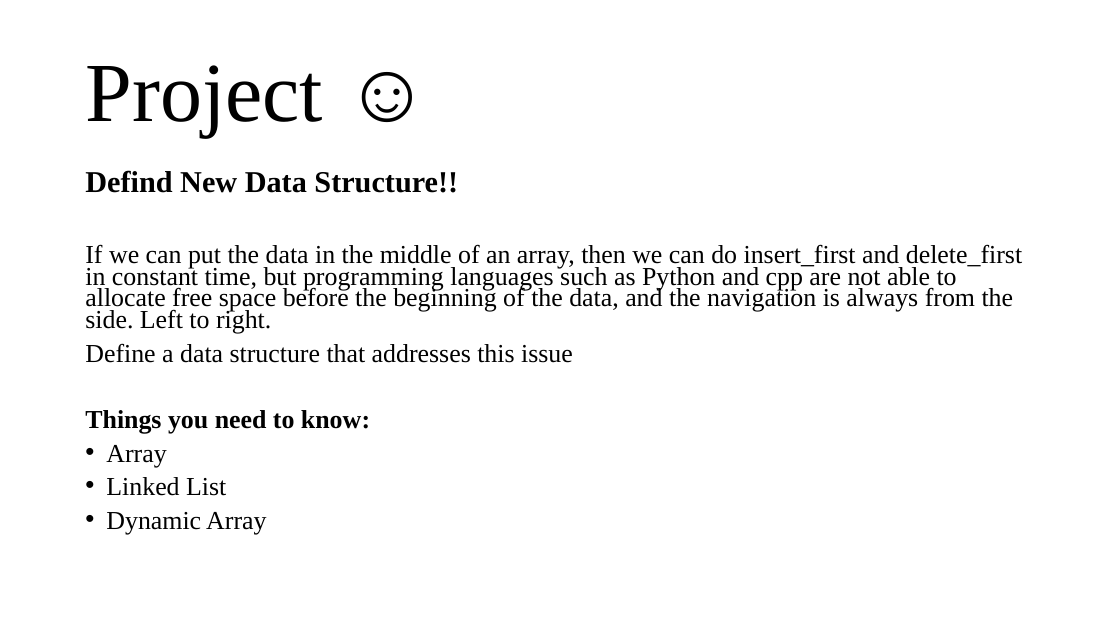
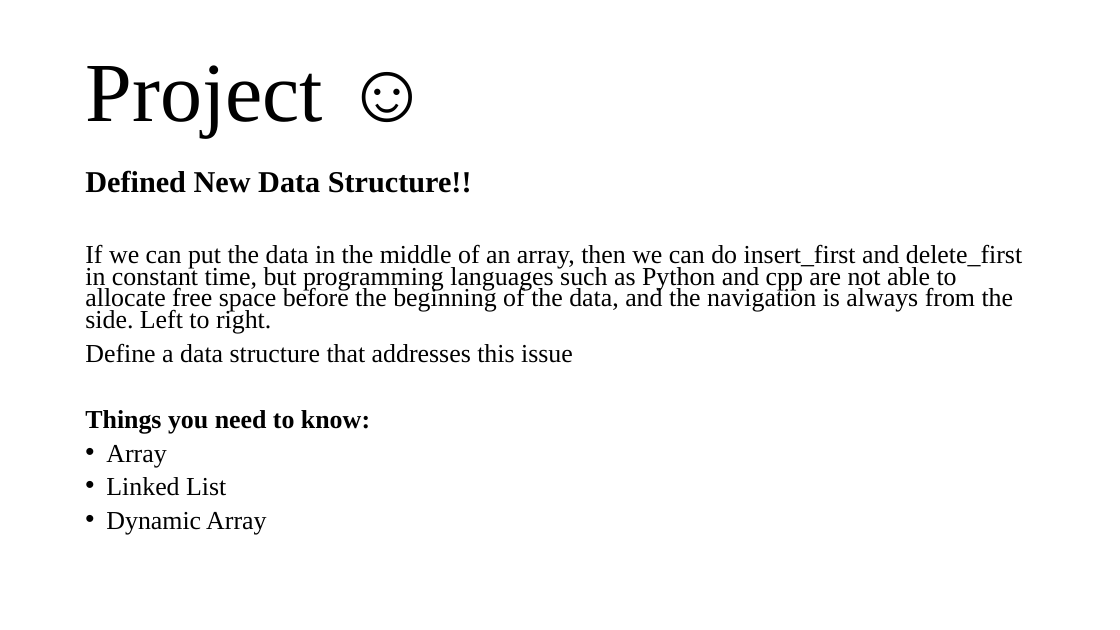
Before and after one commit to MR-ARMA/CS-Learning-Journey, a slide deck: slide 2 of Data-Structure/Handon/04-tree-part-1/00_Lecture_04.pptx. Drawn at 1120x630 pixels with LibreOffice and Linux fonts; fonts in the diff are those of the drawing. Boxes give left, top, right and bottom in pixels: in the first picture for what was removed or moved away, otherwise in the second. Text is boxed around its words. In the diff, an @@ line names an element or a change of style, - is before the commit and + after.

```diff
--- a/Data-Structure/Handon/04-tree-part-1/00_Lecture_04.pptx
+++ b/Data-Structure/Handon/04-tree-part-1/00_Lecture_04.pptx
@@ text at <box>85,170,472,193</box>: text changed @@
-Defind New Data Structure!!
+Defined New Data Structure!!
```
Also in this commit, not shown: 3 other slides changed, 1 slide added, 1 other file.
